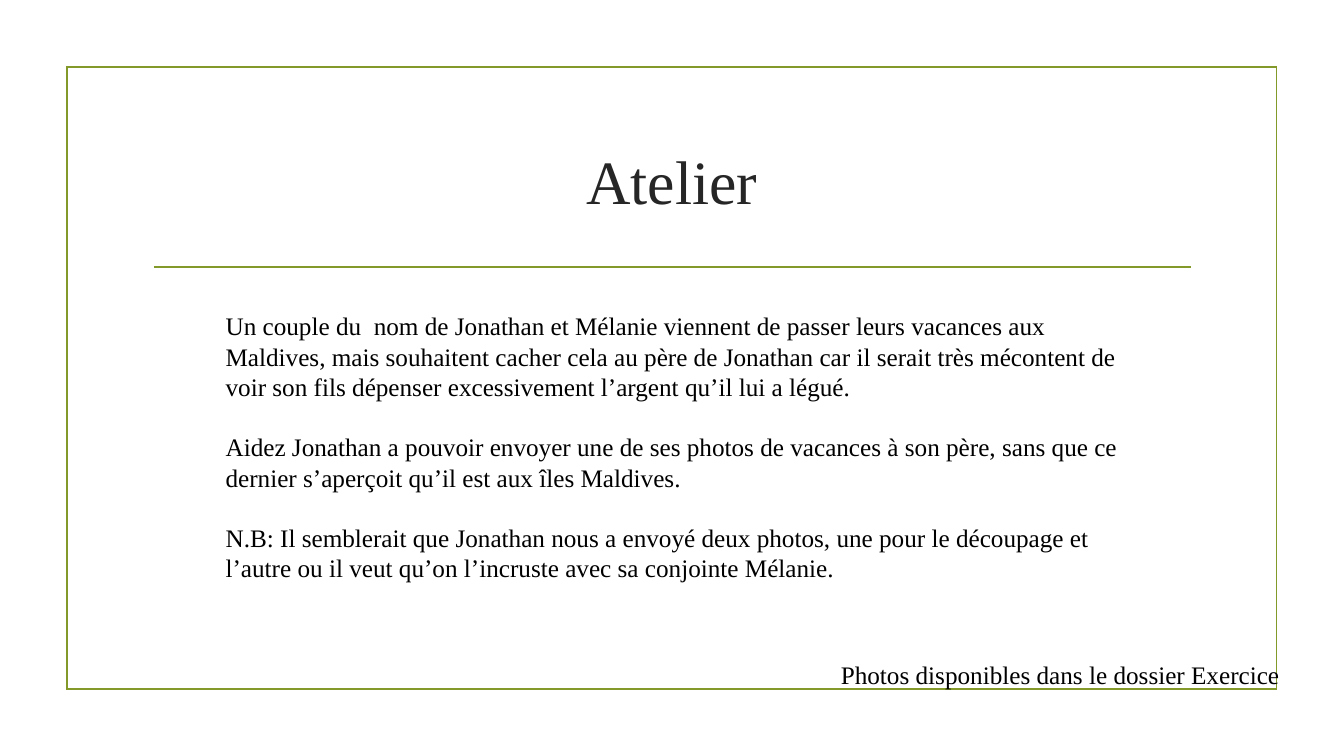
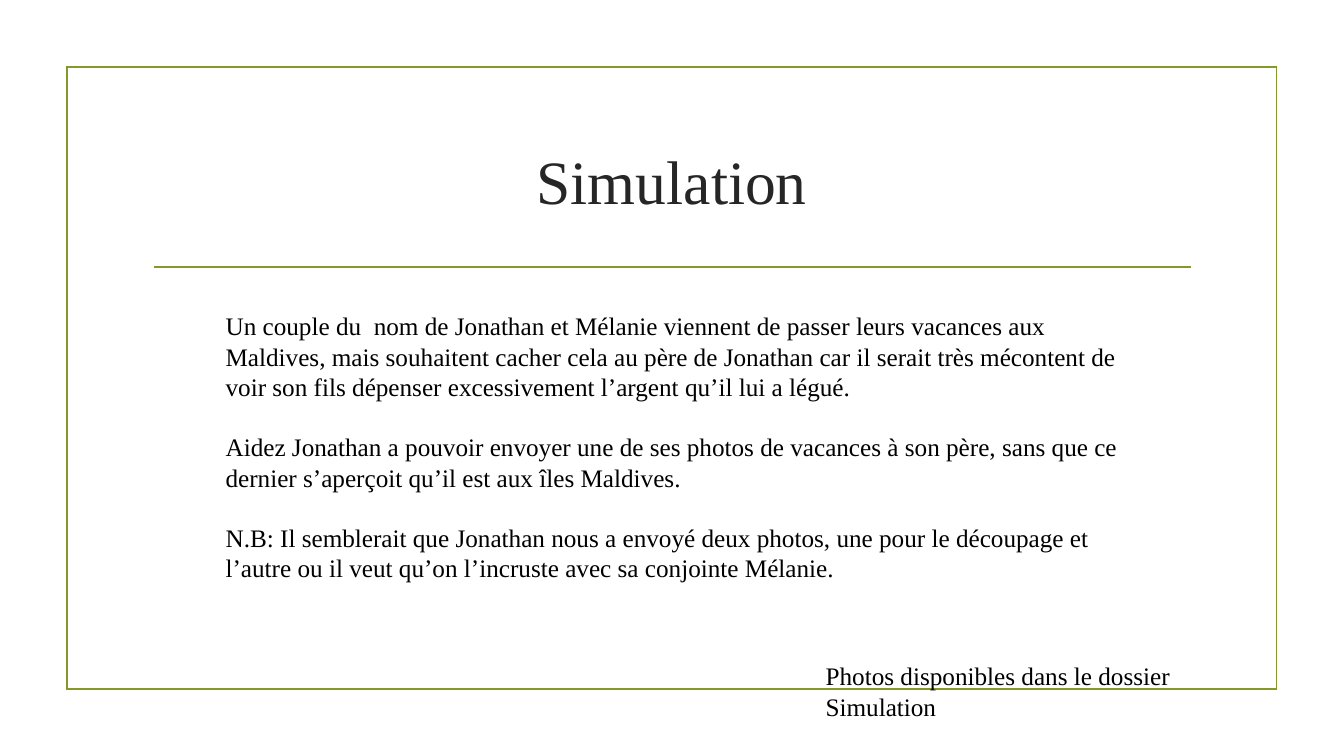
Before and after one commit to lasridouae/Photoshop-Web-Design, a slide deck: slide 20 of 1. Présentation des outils Photoshop/Présentation des outils Photoshop.pptx. Drawn at 1344x756 pixels with LibreOffice and Linux fonts; fonts in the diff are those of the drawing; background and template pictures are left out. Boxes give left, top, right and bottom in pixels: in the first picture for what was removed or moved away, otherwise in the second. Text is boxed around its words. In the diff, an @@ line names an element or a change of style, - is before the commit and + after.

```diff
--- a/1. Présentation des outils Photoshop/Présentation des outils Photoshop.pptx
+++ b/1. Présentation des outils Photoshop/Présentation des outils Photoshop.pptx
@@ title at (537, 161, 807, 205): text changed @@
-Atelier
+Simulation
@@ text at (826, 667, 1169, 717): text changed @@
-Photos disponibles dans le dossier Exercice
+Photos disponibles dans le dossier Simulation
```
Also in this commit, not shown: 1 other slide changed, 17 other files.
